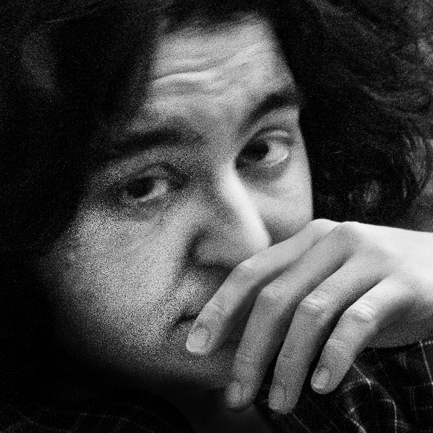
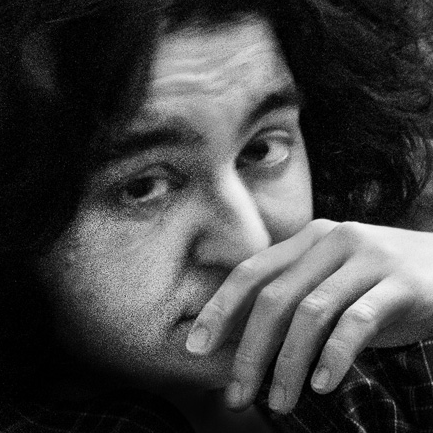
Before/after of a (433, 433) layered artwork. What changed in the layer stack:
added layer "Layer 1 copy 2" above "Layer 1 copy" over [144, 51, 303, 226]
